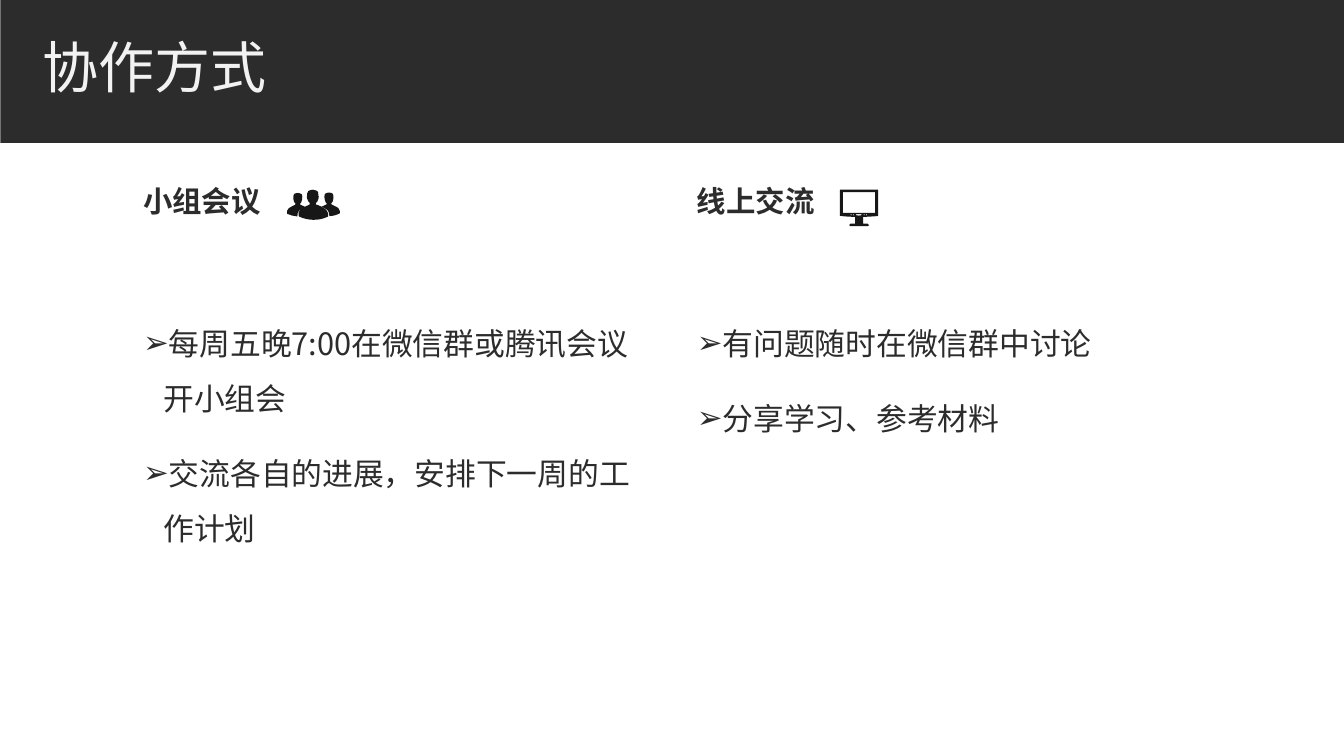
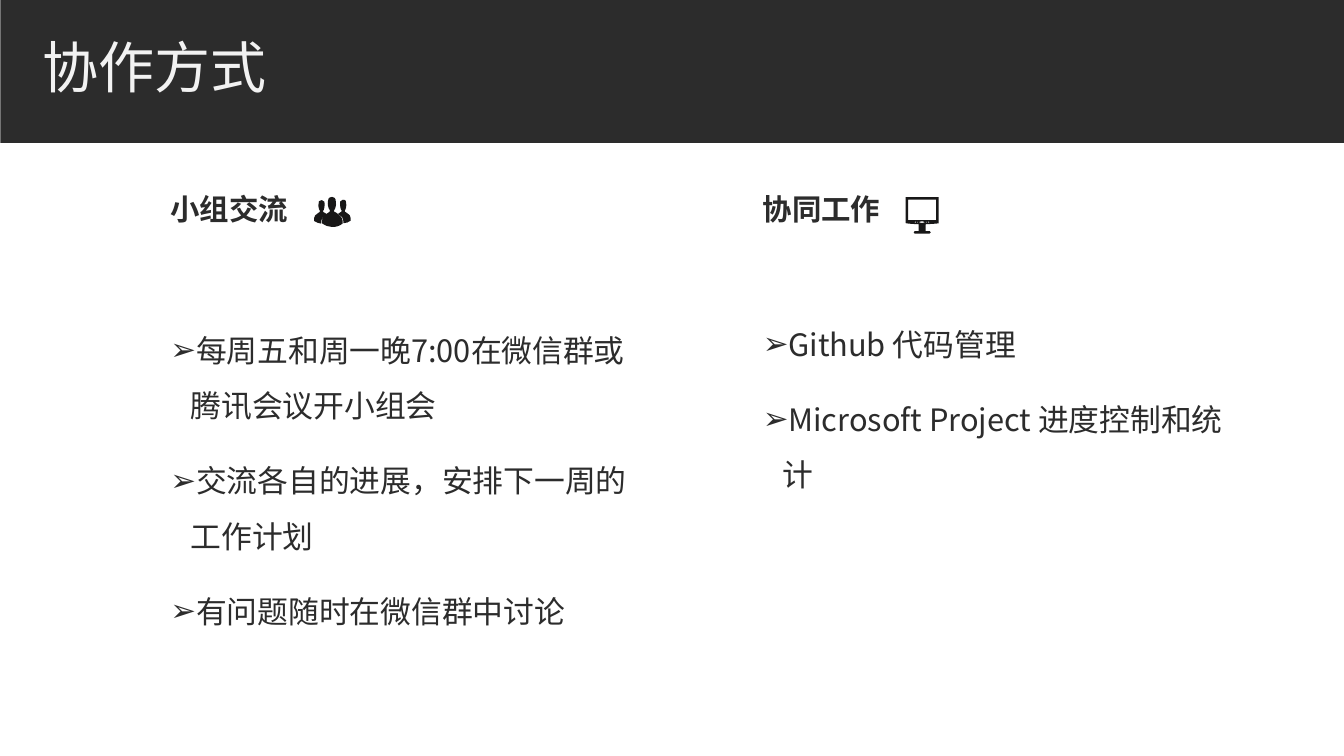
Before and after one commit to bhsei/20_H, a slide deck: slide 5 of 实验准备/汇报ppt.pptx (slide 4 before the commit). Drawn at 1344x756 pixels with LibreOffice and Linux fonts; fonts in the diff are those of the drawing. Boxes give left, top, right and bottom in pixels: in the first picture for what was removed or moved away, otherwise in the second. Text is boxed around its words. In the diff, an @@ line names an element or a change of style, - is before the commit and + after.

```diff
--- a/实验准备/汇报ppt.pptx
+++ b/实验准备/汇报ppt.pptx
@@ text at <box>170,195,288,223</box>: text changed @@
-小组会议
+小组交流
@@ freeform shape: place and size @@
-freeform shape at <box>286,190,329,222</box>
+freeform shape at <box>314,197,343,229</box>
@@ freeform shape: place and size @@
-freeform shape at <box>322,193,341,216</box>
+freeform shape at <box>338,200,351,223</box>
@@ text removed at <box>697,187,815,215</box> @@
-线上交流
@@ text added at <box>763,195,881,223</box>, 21 pt, text #2C2C2C, bold @@
+协同工作
@@ freeform shape: place and size @@
-freeform shape at <box>840,190,878,226</box>
+freeform shape at <box>906,198,940,234</box>
@@ text "每周五和周一晚7:00在微信群或腾讯会议开小组会": place and size @@
-text "每周五和周一晚7:00在微信群或腾讯会议开小组会" at <box>163,329,630,543</box>
+text "每周五和周一晚7:00在微信群或腾讯会议开小组会" at <box>191,336,626,626</box>
@@ text removed at <box>723,329,1092,433</box> @@
-➢ 有问题随时在微信群中讨论
-➢ 分享学习、参考材料
@@ text at <box>196,336,625,365</box>: text changed @@
-➢ 每周五晚7:00在微信群或腾讯会议开小组会
+➢ 每周五和周一晚7:00在微信群或腾讯会议开小组会
@@ text added at <box>783,330,1222,489</box>, 22 pt, text #2C2C2C @@
+➢ Github 代码管理
+➢ Microsoft Project 进度控制和统计
@@ text at <box>196,597,565,626</box>: paragraph added @@
+➢ 有问题随时在微信群中讨论
```
Also in this commit, not shown: 3 other slides changed, 6 slides added.
